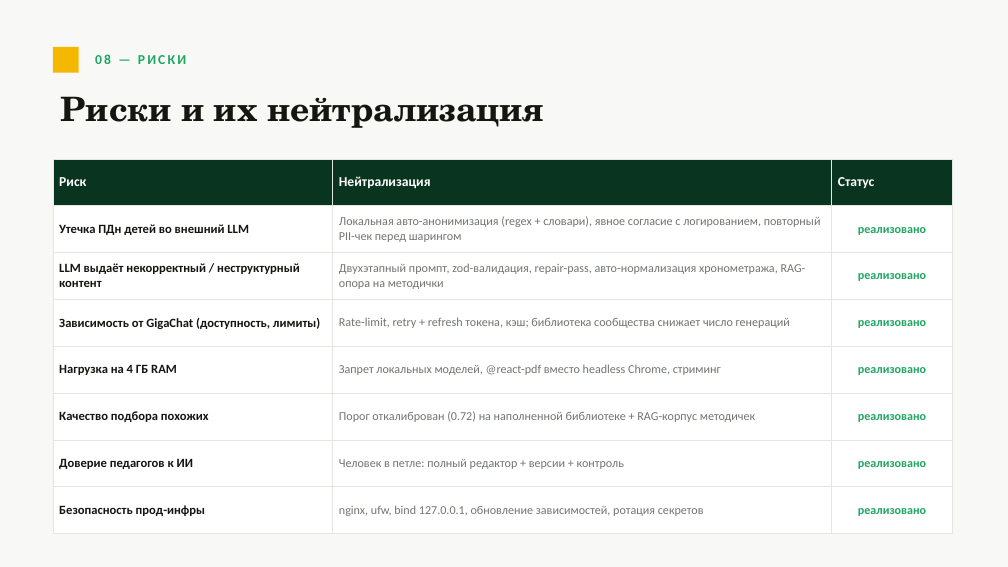
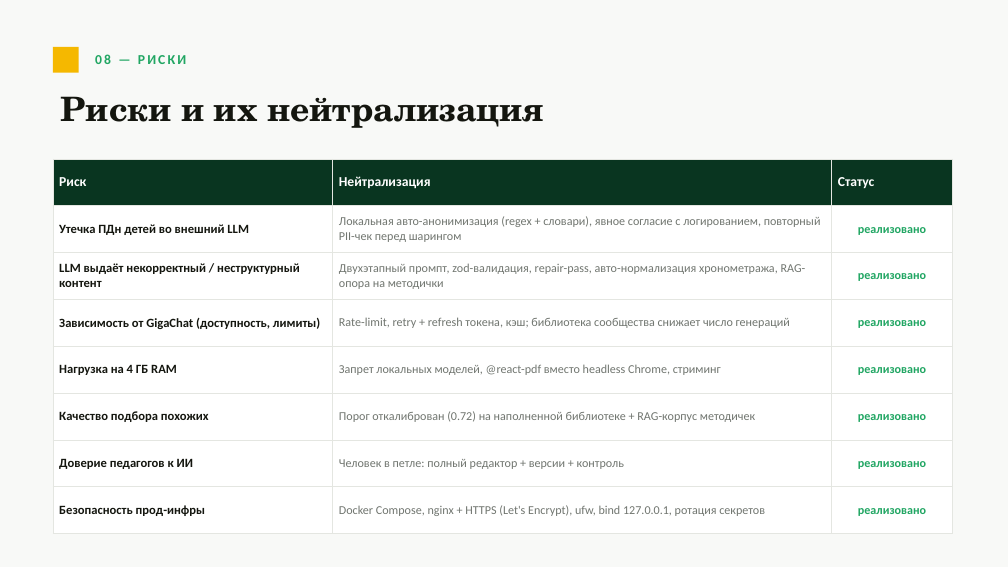
Before and after one commit to Caspernik-dev/s21_planwise, a slide deck: slide 10 of presentation/Planwise-Klassniy-Chas.pptx. Drawn at 1008x567 pixels with LibreOffice and Linux fonts; fonts in the diff are those of the drawing. Boxes give left, top, right and bottom in pixels: in the first picture for what was removed or moved away, otherwise in the second. Text is boxed around its words. In the diff, an @@ line names an element or a change of style, - is before the commit and + after.

```diff
--- a/presentation/Planwise-Klassniy-Chas.pptx
+++ b/presentation/Planwise-Klassniy-Chas.pptx
@@ table at [53, 159, 953, 520] @@
-row 8, column 2: nginx, ufw, bind 127.0.0.1, обновление зависимостей, ротация секретов
+row 8, column 2: Docker Compose, nginx + HTTPS (Let's Encrypt), ufw, bind 127.0.0.1, ротация секретов
```
Also in this commit, not shown: 6 other slides changed, 3 other files.
